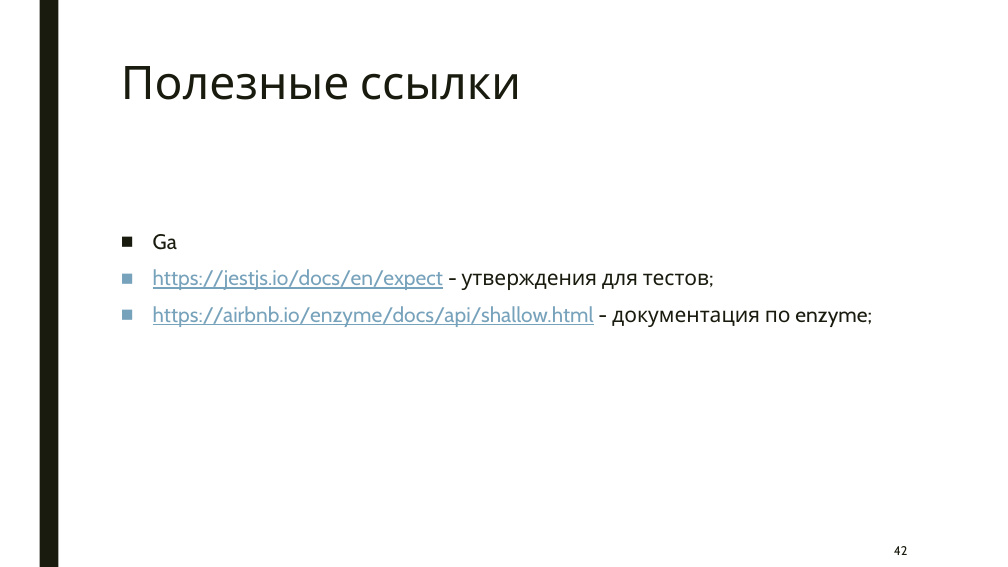
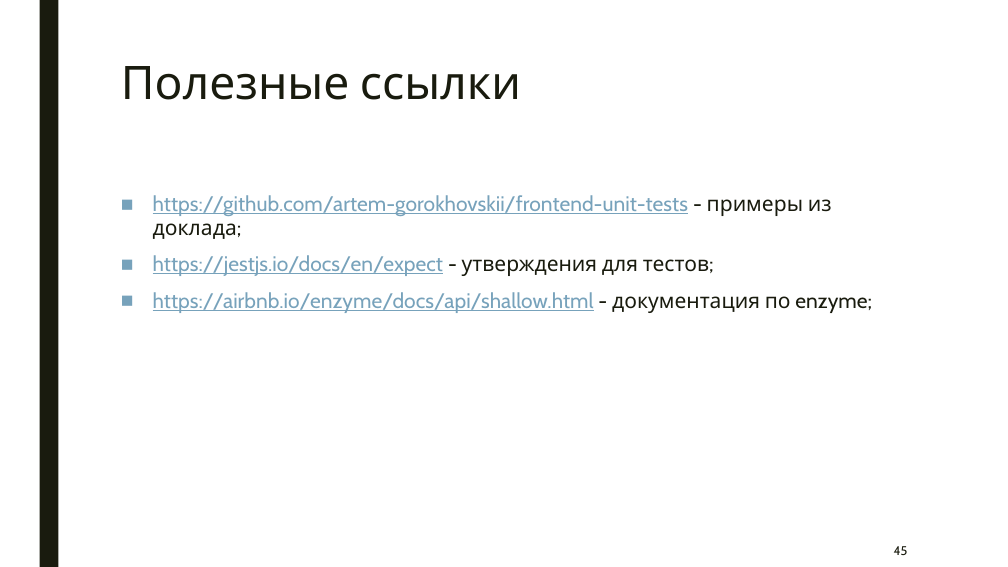
Before and after one commit to artem-gorokhovskii/frontend-unit-tests, a slide deck: slide 45 of frontend-unit-tests.pptx (slide 42 before the commit). Drawn at 1008x567 pixels with LibreOffice and Linux fonts; fonts in the diff are those of the drawing. Boxes give left, top, right and bottom in pixels: in the first picture for what was removed or moved away, otherwise in the second. Text is boxed around its words. In the diff, an @@ line names an element or a change of style, - is before the commit and + after.

```diff
--- a/frontend-unit-tests.pptx
+++ b/frontend-unit-tests.pptx
@@ text at [153,195,832,239]: text changed; text colour #191B0E to #77A2BB @@
-■ Ga
+■ https://github.com/artem-gorokhovskii/frontend-unit-tests - примеры из доклада;
@@ page number at [894,546,908,555]: text changed @@
-42
+45
```
Also in this commit, not shown: 5 other slides changed, 4 slides added, 1 slide removed, 1 other file.
